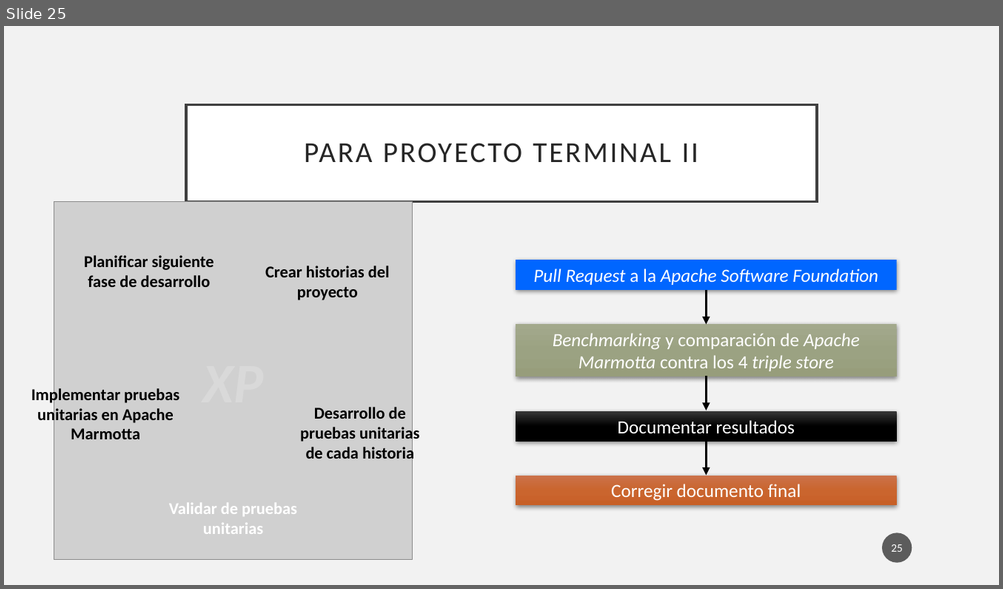
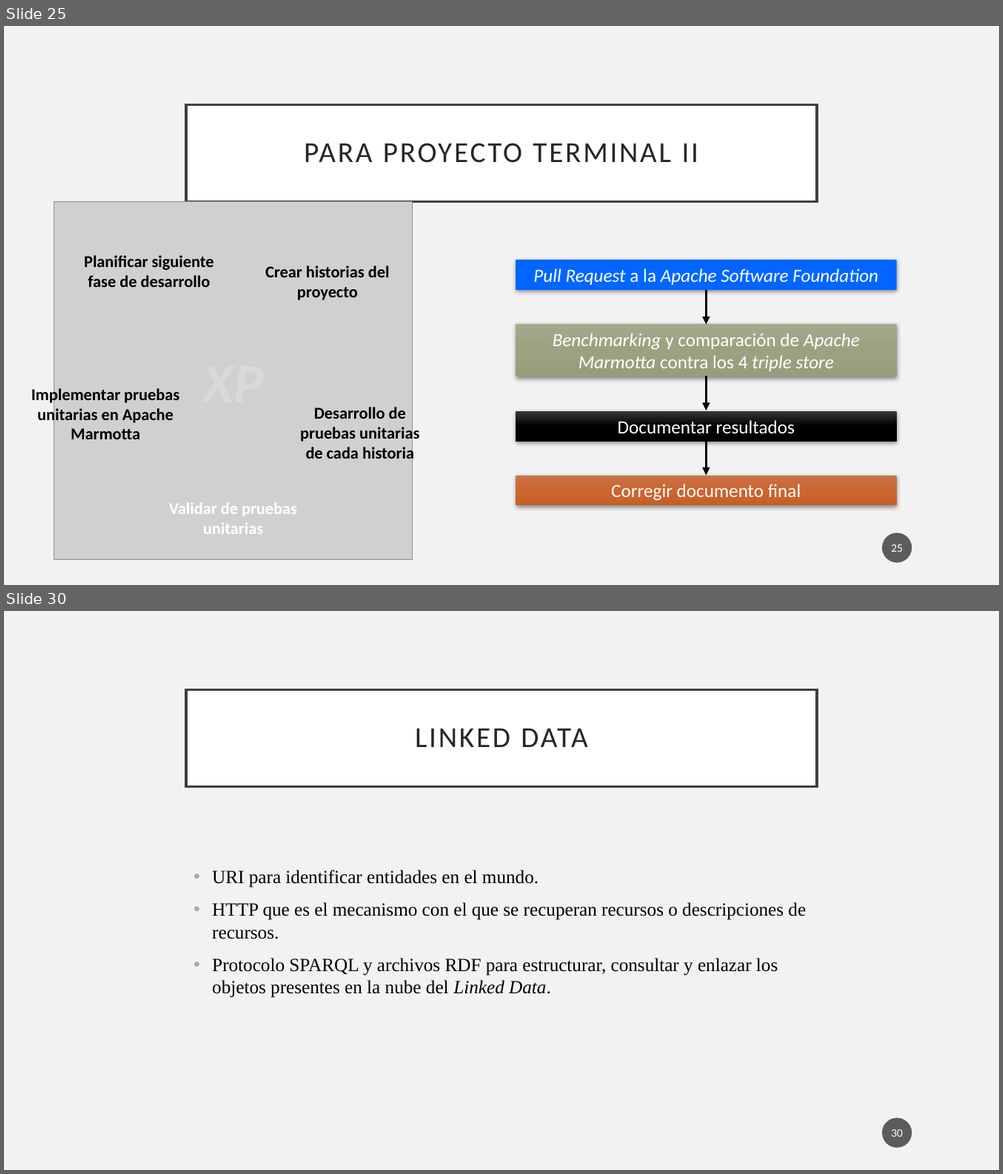
Before and after one commit to Osw1997/Proyecto-Terminal-1, a slide deck: Final/Presentacion.pptx. Shown one above the other, each under a label of ours: slide 25 before the commit, slides 25 and 30 after it; the slides between them are not shown. The pictures are 1003x589 and 1003x1174 pixels, drawn with LibreOffice and Linux fonts; fonts in the diff are those of the drawing; grey boxes stand for pictures. Boxes give left, top, right and bottom in pixels: in the first picture for what was removed or moved away, otherwise in the second. Text is boxed around its words. In the diff, an @@ line names an element or a change of style, - is before the commit and + after.

```diff
--- a/Final/Presentacion.pptx
+++ b/Final/Presentacion.pptx
@@ slide 30 added at <box>4,611,999,1170</box>, background #F2F2F2 @@
@@ title added at <box>186,689,817,786</box>, fill #FFFFFF, outline #404040 2.5 pt, 28 pt, text #262626 @@
+LINKED DATA
@@ text added at <box>212,870,805,998</box>, 18 pt, text #000000 @@
+• URI para identificar entidades en el mundo.
+• HTTP que es el mecanismo con el que se recuperan recursos o descripciones de recursos.
+• Protocolo SPARQL y archivos RDF para estructurar, consultar y enlazar los objetos presentes en la nube del Linked Data.
@@ page number added at <box>882,1119,912,1148</box>, fill #1D1D1D at 70% opacity, 11 pt, text #FFFFFF @@
+30
```
Also in this commit, not shown: 12 slides changed, 9 other slides added.
